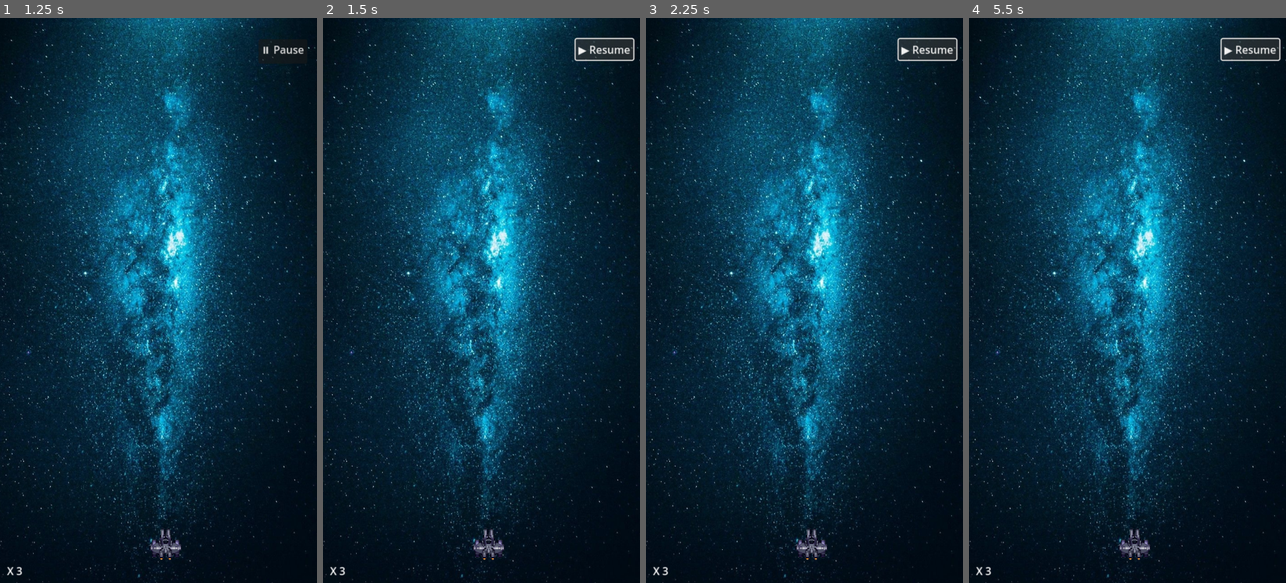
Above: before the commit, frames 1-4 (left to right).
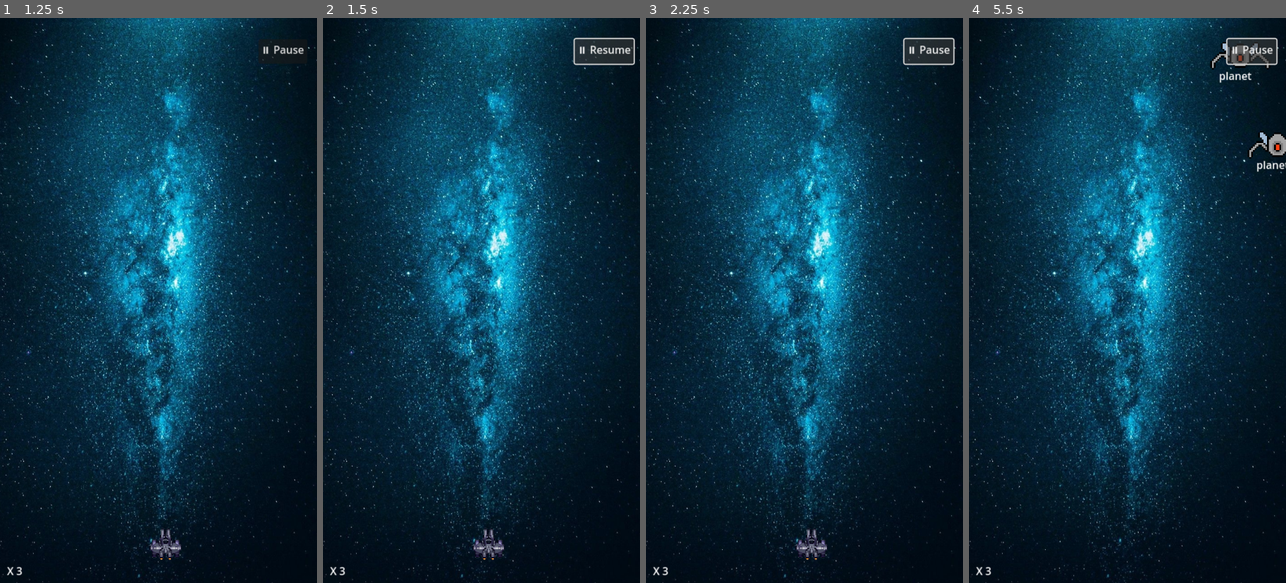
Above: after the commit, the same moments.

Repository: musadoverao69/DDJD
Game: Godot game, scene res://Scenes/Menu.tscn
Same seed, same stepped clock (60 frames per second), same inputs: the game is played once before the commit and once after it.
Inputs (mouse positions are in pixels of both pictures, inside the frame that each line leads up to):
- Up to frame 1 (1.25 s): click "Start" at 0.5 s
- Up to frame 2 (1.5 s): click "⏸ Pause" at 1.25 s
- Up to frame 3 (2.25 s): click (928, 51) at 2 s, where only the run after the commit has a clickable "⏸ Resume"
- Up to frame 4 (5.5 s): hold Right (ui_right) 2.78-3.53 s; hold Down (ui_down) 3.53-4.28 s; hold Right (ui_right) 4.28-5.03 s; hold Up (ui_up) from 5.03 s (still down)

Frame 1 is identical in both runs. In frame 2, 0.4% of the frame differs, in the area x 78-99%, y 3-9%; in frame 3, 0.4%; in frame 4, 1.4%, in the area x 47-100%, y 3-96%.

Commit message:
label no ecra

Diff:
--- a/Scenes/Enemy.tscn
+++ b/Scenes/Enemy.tscn
@@ -14,20 +14,19 @@
 scale = Vector2(0.164286, 0.161525)
 texture = ExtResource("1_3ruvu")
 
-[node name="Label" type="Label" parent="."]
-offset_left = 96.0
-offset_top = 88.0
-offset_right = 136.0
-offset_bottom = 111.0
-scale = Vector2(1.8, 1.8)
-theme_override_colors/font_color = Color(0, 0.0235294, 0, 1)
-theme_override_colors/font_shadow_color = Color(0.0235294, 0, 0, 1)
-theme_override_colors/font_outline_color = Color(0, 0.0117647, 0.0313726, 1)
-text = "WORD"
-horizontal_alignment = 1
-visible_characters = 0
-visible_ratio = 0.0
-
 [node name="CollisionShape2D" type="CollisionShape2D" parent="."]
 position = Vector2(128, 72)
 shape = SubResource("CircleShape2D_k26k0")
+
+[node name="WordLabel2" type="RichTextLabel" parent="."]
+offset_left = 80.0
+offset_top = 100.0
+offset_right = 180.0
+offset_bottom = 130.0
+scale = Vector2(1.5, 1.5)
+size_flags_horizontal = 6
+size_flags_vertical = 6
+bbcode_enabled = true
+fit_content = true
+scroll_active = false
+autowrap_mode = 2
--- a/Scenes/Main.tscn
+++ b/Scenes/Main.tscn
@@ -29,6 +29,7 @@
 script = ExtResource("6_ji0j8")
 
 [node name="PauseButton" type="Button" parent="HUD"]
+process_mode = 3
 anchors_preset = -1
 anchor_left = 0.822
 anchor_top = 0.044
--- a/enemy.gd
+++ b/enemy.gd
@@ -5,13 +5,13 @@
 var typed_word: String = ""  # O que o jogador digitou
 
 func _ready():
-	$Label.text = target_word  # Exibir a palavra
-	print(target_word)
+	$WordLabel2.bbcode_enabled = true
+	$WordLabel2.text = target_word  # Exibir a palavra
+	print("Palavra atribuída ao inimigo:", target_word)
 
 func _process(delta):
 	# Movimentação para baixo
 	position.y += speed * delta
-
 	# Remover o inimigo caso saia da tela
 	if position.y > get_viewport_rect().size.y:
 		queue_free()
@@ -20,7 +20,7 @@
 func add_letter(letter: String):
 	if target_word.begins_with(typed_word + letter):
 		typed_word += letter
-		$Label.text = "[color=green]" + typed_word + "[/color]" + target_word.substr(typed_word.length())
+		$WordLabel2.text = "[color=green]" + typed_word + "[/color]" + target_word.substr(typed_word.length())
 		if typed_word == target_word:
 			destroy_enemy()
 
@@ -30,4 +30,4 @@
 	queue_free()
 
 func wrong_input():
-	print("")  # Pode piscar vermelho ou outro efeito
+	$WordLabel2.text = "[color=red]" + typed_word + "[/color]" + target_word.substr(typed_word.length())
--- a/hud.gd
+++ b/hud.gd
@@ -12,7 +12,7 @@
 func toggle_pause():
 	get_tree().paused = not get_tree().paused
 	if get_tree().paused:
-		$PauseButton.text = "▶️ Resume"
+		$PauseButton.text = "⏸ Resume"
 	else:
 		$PauseButton.text = "⏸ Pause"
 
